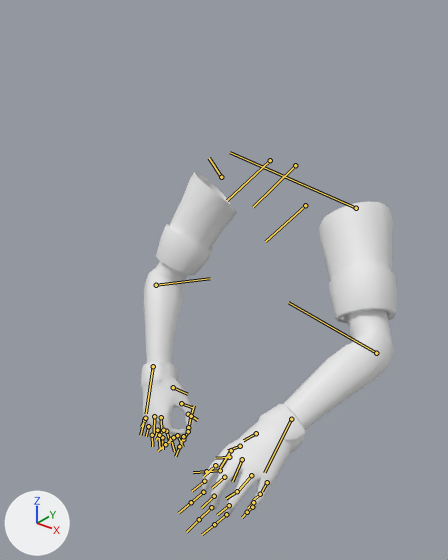
An edit to the FBX model CharacterTesting/Assets/Models/Player/EthanFPSHands001.fbx, drawn before and after from the same camera.
The view is the same before and after, from a camera (50 mm lens) standing at (0.576, -0.839, 1.511) and looking at (0.025, -0.151, 1.084). The axes (+X, +Y, +Z) are drawn at lower left. The lights are the same throughout. Both versions are drawn at frame 1 of the action 'EthanSkeleton|Jump'; the numbers are the values there. The bones that bend it are drawn over the model as lines.

The first picture shows 'EthanBody'.
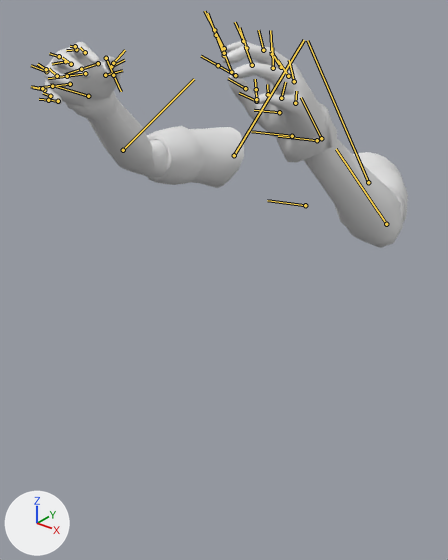
The edits, one by one:
Bone 'Root' (bone_root) turns from (14, 0, 0) to (-19, 0, 0) degrees about its own x, y and z.
Bone 'EthanLeftArm' (bone_ethanleftarm) turns from (46, -6, -8) to (62, -4, 2) degrees about its own x, y and z.
Bone 'EthanLeftForeArm' (bone_ethanleftforearm) moves from (0.1, -0.1, -0.4) to (0.4, -0.4, 0.2).
Bone 'EthanLeftForeArm' (bone_ethanleftforearm) turns from (20, 1, -31) to (41, 1, -5) degrees about its own x, y and z.
Bone 'EthanRightArm' (bone_ethanrightarm) turns from (-47, 18, -25) to (-78, 7, -14) degrees about its own x, y and z.
Bone 'EthanRightForeArm' (bone_ethanrightforearm) moves from (-0.1, 0.1, -0.4) to (-0.6, 0.3, 0.1).
Bone 'EthanRightForeArm' (bone_ethanrightforearm) turns from (-15, 17, -23) to (-28, 13, 12) degrees about its own x, y and z.
Bone 'EthanRightHandThumb2' (bone_ethanrighthandthumb2) moves from (0.2, 0.1, 0.5) to (0.0, 0.0, 0.0).
Bone 'EthanRightHandThumb2' (bone_ethanrighthandthumb2) turns from (-4, 4, 0) to (0, 0, 0) degrees about its own x, y and z.
Bone 'EthanRightHandIndex2' (bone_ethanrighthandindex2) turns from (-15, -6, -23) to (-12, -5, -21) degrees about its own x, y and z.
Bone 'EthanRightHandIndex3' (bone_ethanrighthandindex3) turns from (-12, -2, -14) to (-3, 1, -4) degrees about its own x, y and z.
Bone 'EthanRightHandMiddle2' (bone_ethanrighthandmiddle2) turns from (-14, -5, -22) to (-12, -6, -21) degrees about its own x, y and z.
Bone 'EthanRightHandMiddle3' (bone_ethanrighthandmiddle3) turns from (-13, 4, -13) to (-3, 0, -4) degrees about its own x, y and z.

Pixel boxes (x1, y1, x2, y2) of what changed, in the pictures (448 x 560 px):
'EthanBody', posed (43% wider, 40% shorter)
    before: (141, 172, 397, 515)
    after: (42, 41, 408, 248)
bone 'Root', root to tip
    before: (305, 205) to (265, 241)
    after: (305, 205) to (267, 200)
bone 'EthanLeftArm', root to tip
    before: (356, 208) to (230, 152)
    after: (368, 182) to (307, 40)
bone 'EthanLeftForeArm', root to tip
    before: (376, 353) to (288, 302)
    after: (386, 224) to (336, 149)
bone 'EthanRightArm', root to tip
    before: (221, 177) to (209, 158)
    after: (234, 155) to (304, 40)
bone 'EthanRightForeArm', root to tip
    before: (156, 285) to (210, 278)
    after: (123, 150) to (194, 79)
bone 'EthanRightHandThumb2', root to tip
    before: (181, 403) to (192, 407)
    after: (111, 66) to (124, 60)
bone 'EthanRightHandIndex2', root to tip
    before: (166, 431) to (170, 443)
    after: (75, 46) to (70, 46)
bone 'EthanRightHandIndex3', root to tip
    before: (177, 435) to (183, 446)
    after: (85, 52) to (80, 47)
bone 'EthanRightHandMiddle2', root to tip
    before: (158, 434) to (160, 448)
    after: (59, 56) to (49, 53)
bone 'EthanRightHandMiddle3', root to tip
    before: (171, 439) to (174, 451)
    after: (71, 64) to (62, 57)
